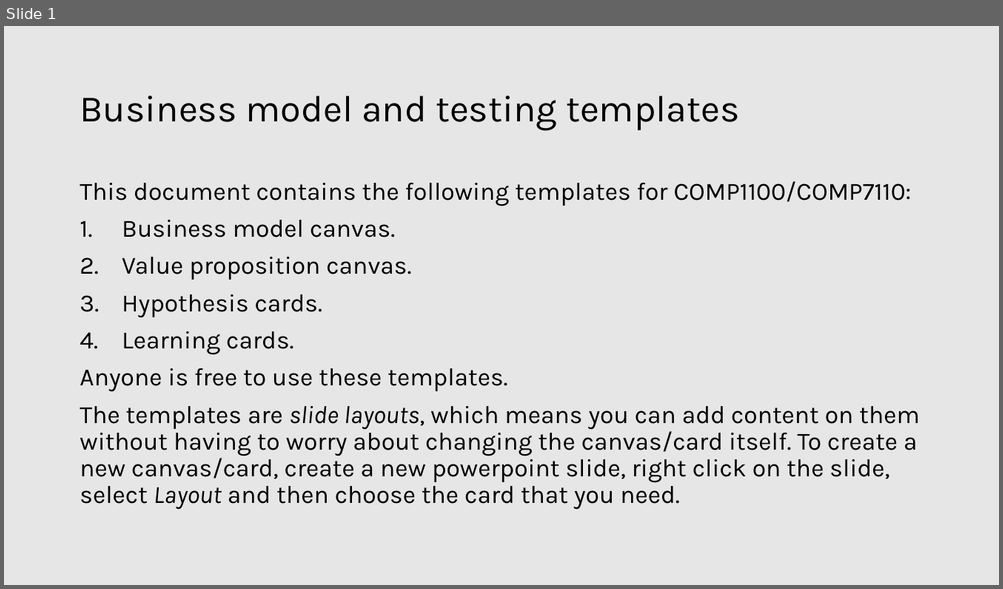
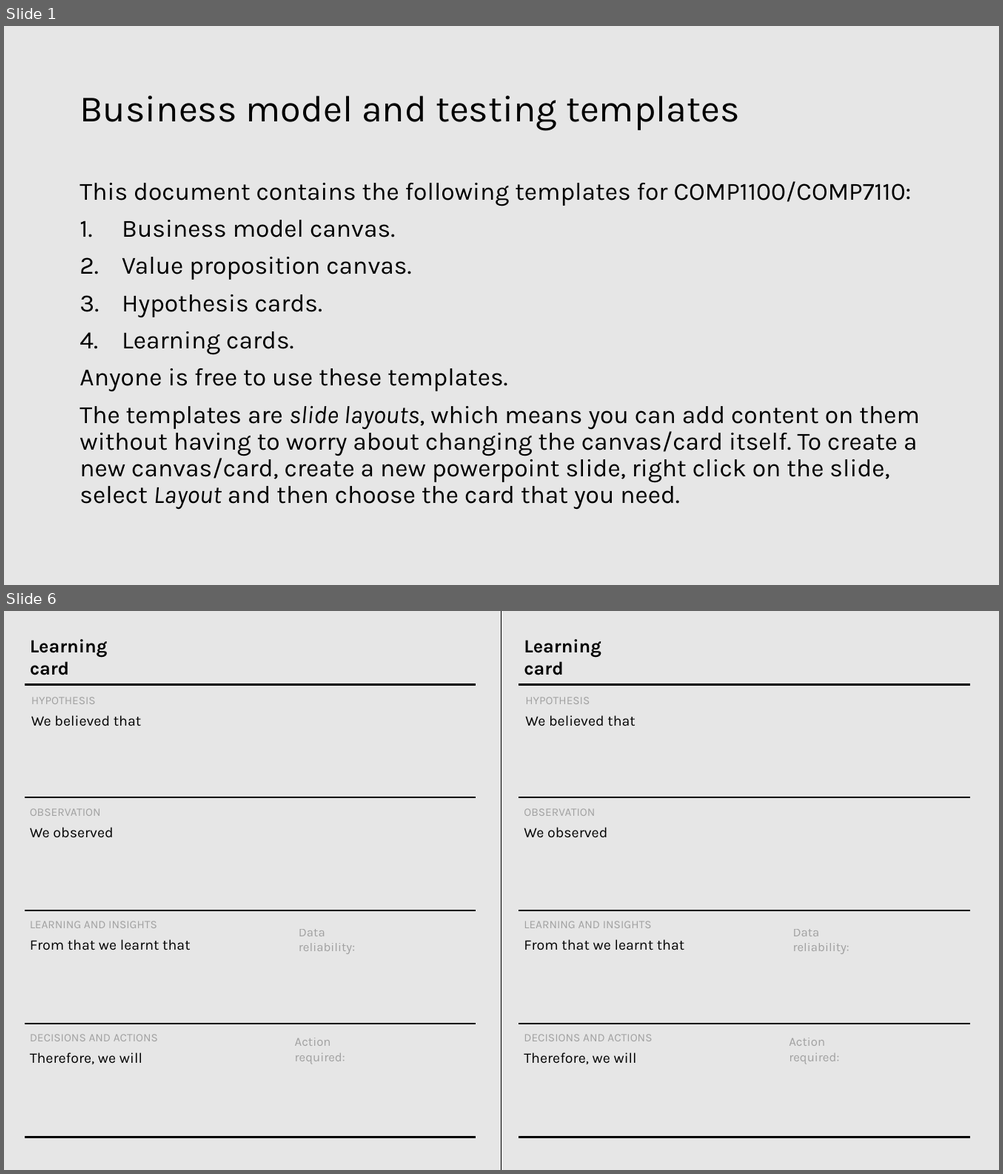
Before and after one commit to comp1100/comp1100.github.io, a slide deck: _downloads/fa07f24070eed9087e423734b51df974/business_model_and_testing_templates.pptx. Shown one above the other, each under a label of ours: slide 1 before the commit, slides 1 and 6 after it; the slides between them are not shown. The pictures are 1003x589 and 1003x1174 pixels, drawn with LibreOffice and Linux fonts; fonts in the diff are those of the drawing; background and template pictures are left out. Boxes give left, top, right and bottom in pixels: in the first picture for what was removed or moved away, otherwise in the second. Text is boxed around its words. In the diff, an @@ line names an element or a change of style, - is before the commit and + after.

```diff
--- a/_downloads/fa07f24070eed9087e423734b51df974/business_model_and_testing_templates.pptx
+++ b/_downloads/fa07f24070eed9087e423734b51df974/business_model_and_testing_templates.pptx
@@ slide 6 added at box(4, 611, 999, 1170), background #E6E6E6 @@
@@ line added from (502, 611) to (502, 1170), #000000 0.75 pt @@
@@ text added at box(30, 639, 108, 675), 18 pt, text #000000, bold @@
+Learning card
@@ text added at box(523, 639, 601, 675), 18 pt, text #000000, bold @@
+Learning card
@@ line added from (25, 684) to (475, 684), #000000 2 pt @@
@@ text added at box(31, 697, 96, 704), 11 pt, text #000000 at 30% opacity @@
+HYPOTHESIS
@@ line added from (519, 684) to (970, 684), #000000 2 pt @@
@@ text added at box(525, 697, 589, 704), 11 pt, text #000000 at 30% opacity @@
+HYPOTHESIS
@@ text added at box(31, 715, 141, 726), 14 pt, text #000000 @@
+We believed that
@@ text added at box(525, 715, 634, 726), 14 pt, text #000000 @@
+We believed that
@@ line added from (25, 797) to (475, 797), #000000 1.25 pt @@
@@ text added at box(30, 809, 101, 816), 11 pt, text #000000 at 30% opacity @@
+OBSERVATION
@@ line added from (519, 797) to (970, 797), #000000 1.25 pt @@
@@ text added at box(523, 809, 595, 816), 11 pt, text #000000 at 30% opacity @@
+OBSERVATION
@@ text added at box(30, 827, 113, 838), 14 pt, text #000000 @@
+We observed
@@ text added at box(523, 827, 607, 838), 14 pt, text #000000 @@
+We observed
@@ line added from (25, 911) to (475, 911), #000000 1.25 pt @@
@@ text added at box(30, 921, 157, 928), 11 pt, text #000000 at 30% opacity @@
+LEARNING AND INSIGHTS
@@ line added from (519, 911) to (970, 911), #000000 1.25 pt @@
@@ text added at box(523, 921, 652, 928), 11 pt, text #000000 at 30% opacity @@
+LEARNING AND INSIGHTS
@@ text added at box(30, 940, 190, 951), 14 pt, text #000000 @@
+From that we learnt that
@@ text added at box(299, 929, 355, 954), 12 pt, text #000000 at 30% opacity @@
+Data reliability:
@@ text added at box(523, 940, 684, 951), 14 pt, text #000000 @@
+From that we learnt that
@@ text added at box(793, 929, 849, 954), 12 pt, text #000000 at 30% opacity @@
+Data reliability:
@@ line added from (25, 1025) to (475, 1025), #000000 1.25 pt @@
@@ line added from (519, 1025) to (970, 1025), #000000 1.25 pt @@
@@ text added at box(30, 1034, 158, 1042), 11 pt, text #000000 at 30% opacity @@
+DECISIONS AND ACTIONS
@@ text added at box(30, 1053, 142, 1065), 14 pt, text #000000 @@
+Therefore, we will
@@ text added at box(295, 1038, 345, 1065), 12 pt, text #000000 at 30% opacity @@
+Action required:
@@ text added at box(523, 1034, 652, 1042), 11 pt, text #000000 at 30% opacity @@
+DECISIONS AND ACTIONS
@@ text added at box(523, 1053, 637, 1065), 14 pt, text #000000 @@
+Therefore, we will
@@ text added at box(788, 1038, 839, 1065), 12 pt, text #000000 at 30% opacity @@
+Action required:
@@ line added from (25, 1138) to (475, 1138), #000000 2 pt @@
@@ line added from (519, 1138) to (970, 1138), #000000 2 pt @@
```
Also in this commit, not shown: 2 other slides added, 2 slides removed, 8 other files.
